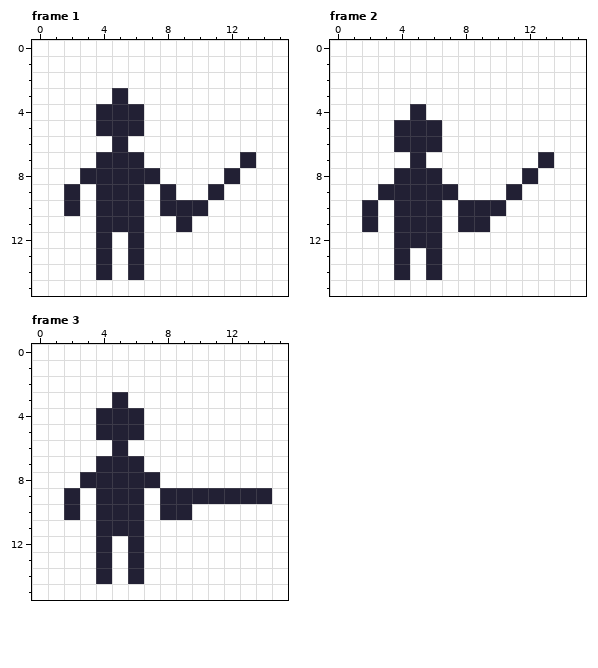
File history of a pixel-art file, design/art/player.aseprite. The picture above was drawn from the file before the commit.
16x16 pixels, 4 frames. Shown: frame 1, frame 2, frame 3.
Once edited:
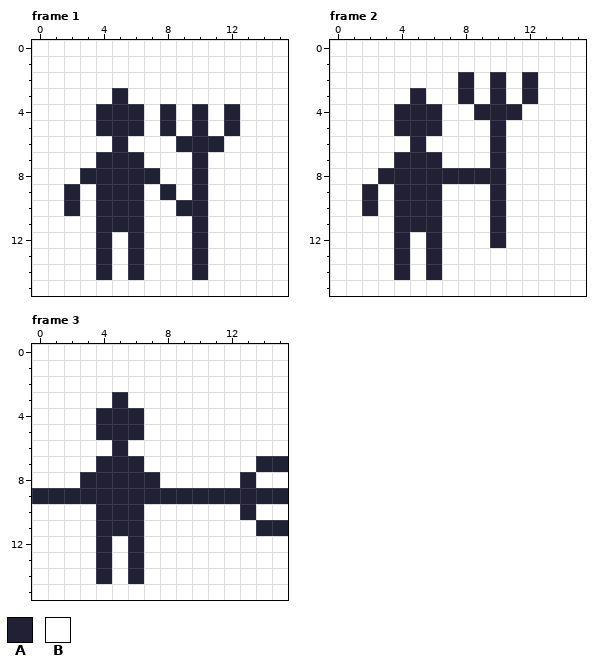
Palette (. is transparent): A #222034  B #ffffff
Changes in this commit:
layer "farmer" added
layer "Layer 1" now hidden
Changed rows in their new state; - is an unchanged pixel.
Frame 1:
first column x 8:
 4 A-A-A-
 5 A-A-A-
 6 -AAA--
 7 --A--B
 8 --A-B-
 9 --AB--
10 B-----
11 -BA---
12 --A---
13 --A---
14 --A---
Frame 2:
first column x 2:
 2 ------A-A-A-
 3 ---A--A-A-A-
 4 --A-A--AAA--
 5 --------A---
 6 --B-B---A---
 7 --A-A---A--B
 8 -A---AAAA-B-
 9 AB---B--AB--
10 ------BB----
11 B-----BBA---
12 ---B----A---
Frame 3:
first column x 0:
 7 --------------AA
 8 -------------A--
 9 AA-A---A-------A
10 --B-----BB---A--
11 --------------AA
Changed places in both pictures, as pixel boxes (x1, y1, x2, y2):
changed: (160, 104, 256, 280)
changed: (362, 72, 554, 248)
changed: (32, 456, 288, 536)
